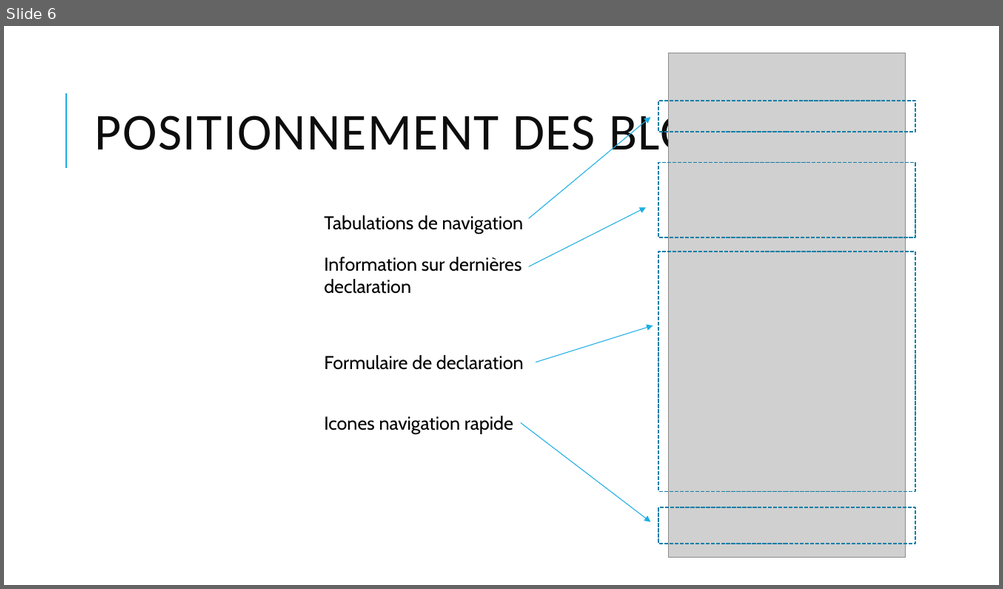
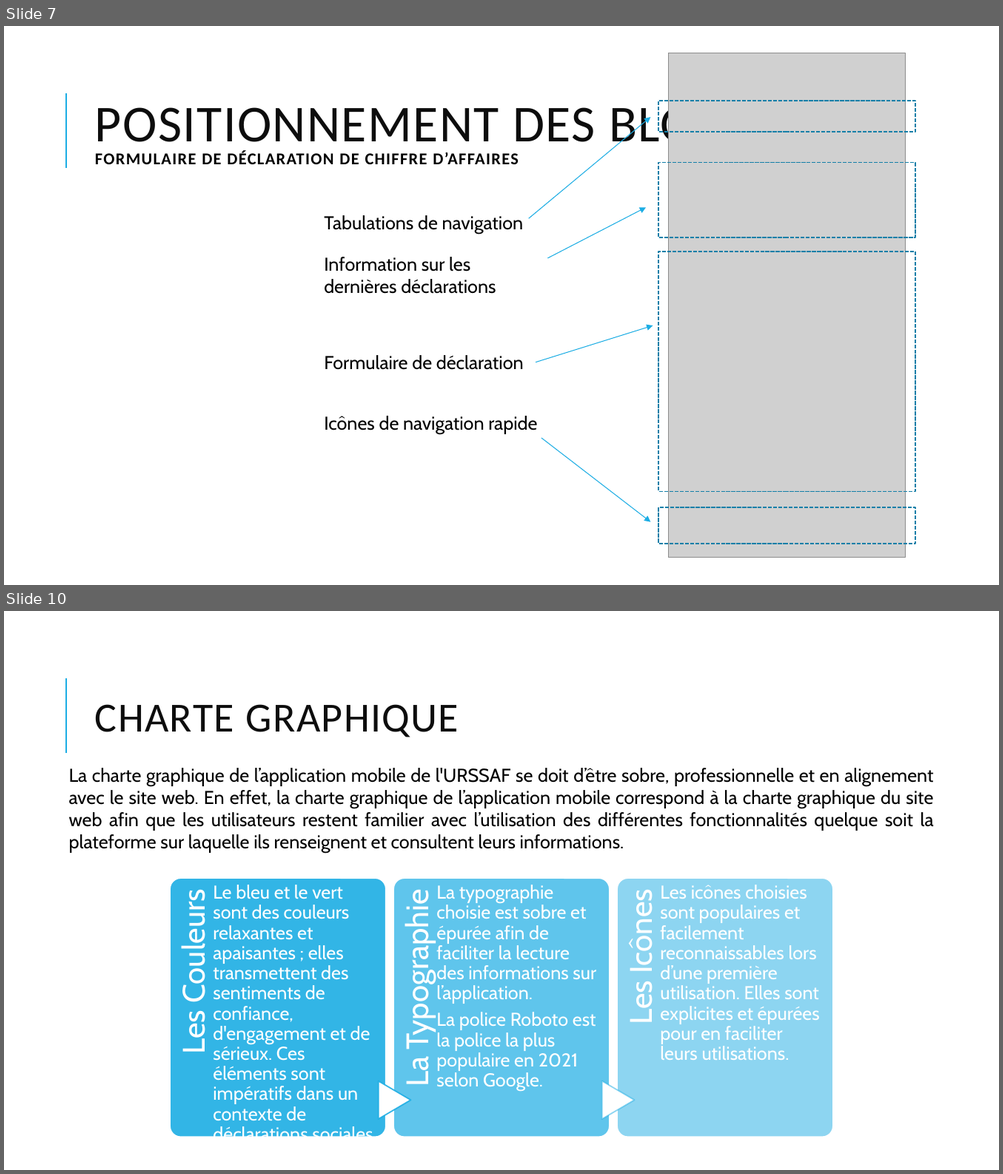
Before and after one commit to AmauryDoux/UrssaffMobile, a slide deck: AmauryDoux-UrssafMobile presentation.pptx. Shown one above the other, each under a label of ours: slide 6 before the commit, slides 7 and 10 after it; the slides between them are not shown. The pictures are 1003x589 and 1003x1174 pixels, drawn with LibreOffice and Linux fonts; fonts in the diff are those of the drawing; grey boxes stand for pictures. Boxes give left, top, right and bottom in pixels: in the first picture for what was removed or moved away, otherwise in the second. Text is boxed around its words. In the diff, an @@ line names an element or a change of style, - is before the commit and + after.

```diff
--- a/AmauryDoux-UrssafMobile presentation.pptx
+++ b/AmauryDoux-UrssafMobile presentation.pptx
@@ slide 10 added at (x1=4, y1=611, x2=999, y2=1170), background #FFFFFF; not listed: 1 template element that a slide beside it also shows @@
@@ title added at (x1=95, y1=704, x2=458, y2=738), 40 pt, text #0D0D0D @@
+CHARTE GRAPHIQUE
@@ text added at (x1=69, y1=768, x2=933, y2=854), 18 pt, text #000000 @@
+La charte graphique de l’application mobile de l'URSSAF se doit d’être sobre, professionnelle et en alignement avec le site web. En effet, la charte graphique de l’application mobile correspond à la charte graphique du site web afin que les utilisateurs restent familier avec l’utilisation des différentes fonctionnalités quelque soit la plateforme sur laquelle ils renseignent et consultent leurs informations.
@@ group added at (x1=170, y1=878, x2=833, y2=1137): 6 texts, 3 rounded rectangles, 2 flow chart extracts @@
+Les Couleurs
+Le bleu et le vert sont des couleurs relaxantes et apaisantes ; elles transmettent des sentiments de confiance, d'engagement et de sérieux. Ces éléments sont impératifs dans un contexte de déclarations sociales et fiscales.
+La Typographie
+La typographie choisie est sobre et épurée afin de faciliter la lecture des informations sur l’application.
+La police Roboto est la police la plus populaire en 2021 selon Google.
+Les Icônes
+Les icônes choisies sont populaires et facilement reconnaissables lors d’une première utilisation. Elles sont explicites et épurées pour en faciliter leurs utilisations.
@@ what was slide 6 is now slide 7 @@
@@ slide 7 changed as well @@
@@ title at (x1=95, y1=99, x2=747, y2=164): text changed; size 50 to 16 pt; text colour #0D0D0D to #000000; bold on @@
-POSITIONNEMENT DES BLOCS
+POSITIONNEMENT DES BLOCS
+FORMULAIRE DE DÉCLARATION DE CHIFFRE D’AFFAIRES
@@ arrow moved from (529, 267) - (646, 207) to (548, 258) - (646, 207) @@
@@ text at (x1=324, y1=257, x2=495, y2=294): text changed @@
-Information sur dernières declaration
+Information sur les dernières déclarations
@@ text at (x1=324, y1=355, x2=523, y2=370): text changed @@
-Formulaire de declaration
+Formulaire de déclaration
@@ text at (x1=324, y1=416, x2=537, y2=434): text changed @@
-Icones navigation rapide
+Icônes de navigation rapide
@@ arrow moved from (521, 423) - (650, 522) to (541, 439) - (650, 522) @@
```
Also in this commit, not shown: 6 other slides changed, 3 other slides added, 5 slides removed.
